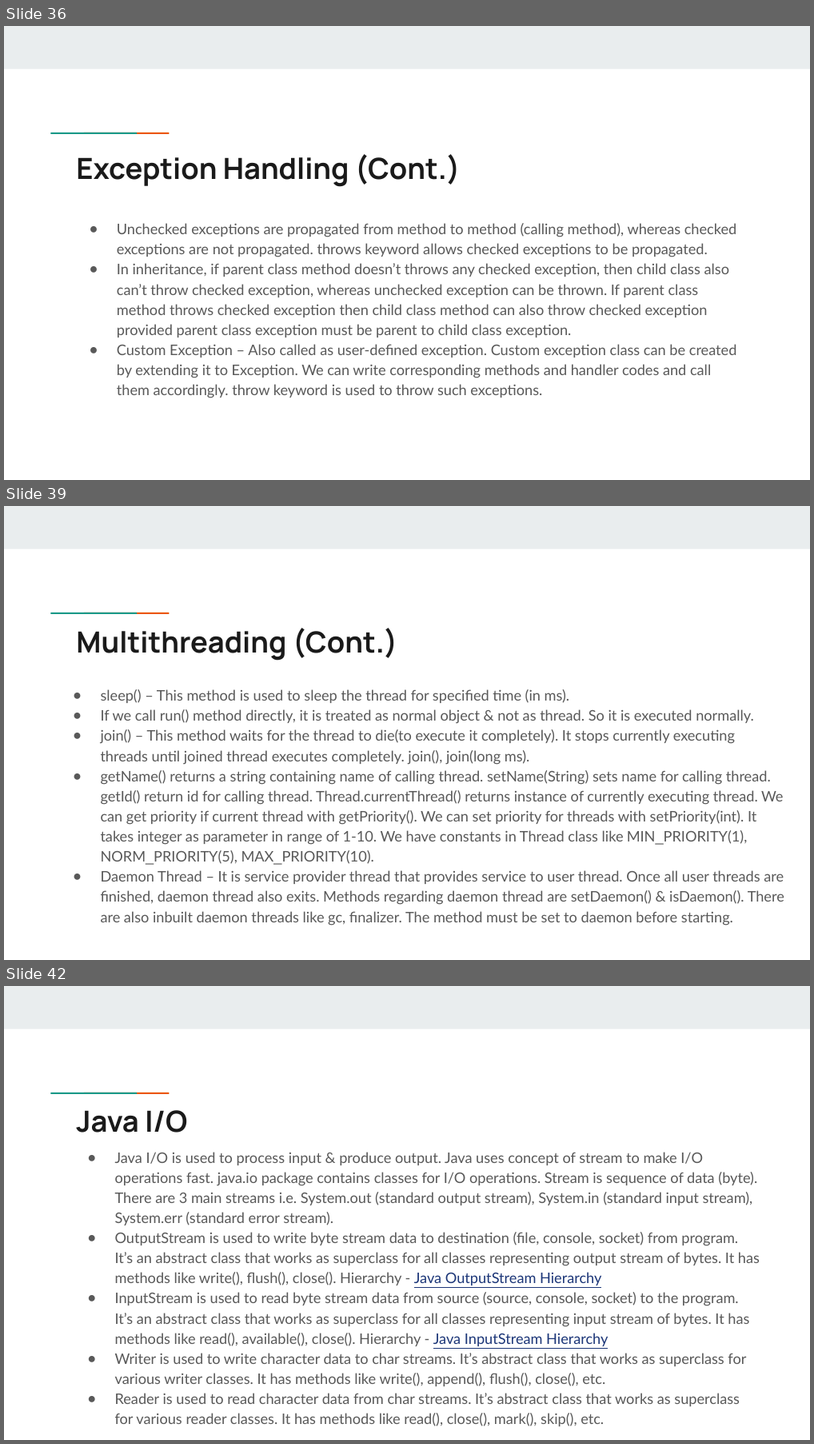
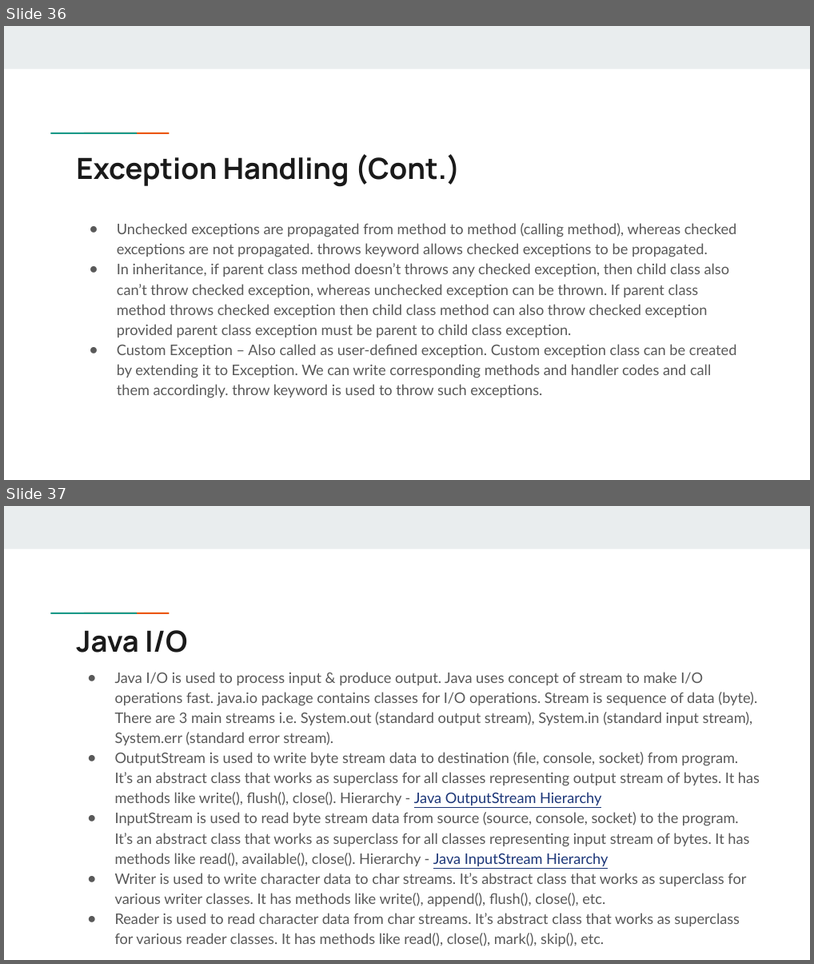
Before and after one commit to swapypatil/lang-in-a-slide, a slide deck: Java in a slide - 1.pptx. Shown one above the other, each under a label of ours: slides 36, 39 and 42 before the commit, slides 36 and 37 after it; the slides between them are not shown. The pictures are 814x1444 and 814x964 pixels, drawn with LibreOffice and Linux fonts; fonts in the diff are those of the drawing. Boxes give left, top, right and bottom in pixels: in the first picture for what was removed or moved away, otherwise in the second. Text is boxed around its words. In the diff, an @@ line names an element or a change of style, - is before the commit and + after.

```diff
--- a/Java in a slide - 1.pptx
+++ b/Java in a slide - 1.pptx
@@ slide 39 removed at (x1=4, y1=506, x2=810, y2=960), background #FFFFFF; not listed: 3 template elements that a slide beside it also shows @@
@@ title removed at (x1=76, y1=628, x2=398, y2=660) @@
-Multithreading (Cont.)
@@ text removed at (x1=101, y1=689, x2=785, y2=925) @@
-● sleep() – This method is used to sleep the thread for specified time (in ms).
-● If we call run() method directly, it is treated as normal object & not as thread. So it is executed normally.
-● join() – This method waits for the thread to die(to execute it completely). It stops currently executing threads until joined thread executes completely. join(), join(long ms).
-● getName() returns a string containing name of calling thread. setName(String) sets name for calling thread. getId() return id for calling thread. Thread.currentThread() returns instance of currently executing thread. We can get priority if current thread with getPriority(). We can set priority for threads with setPriority(int). It takes integer as parameter in range of 1-10. We have constants in Thread class like MIN_PRIORITY(1), NORM_PRIORITY(5), MAX_PRIORITY(10).
-● Daemon Thread – It is service provider thread that provides service to user thread. Once all user threads are finished, daemon thread also exits. Methods regarding daemon thread are setDaemon() & isDaemon(). There are also inbuilt daemon threads like gc, finalizer. The method must be set to daemon before starting.
@@ what was slide 42 is now slide 37 @@
```
Also in this commit, not shown: 4 other slides removed, 1 other file.
